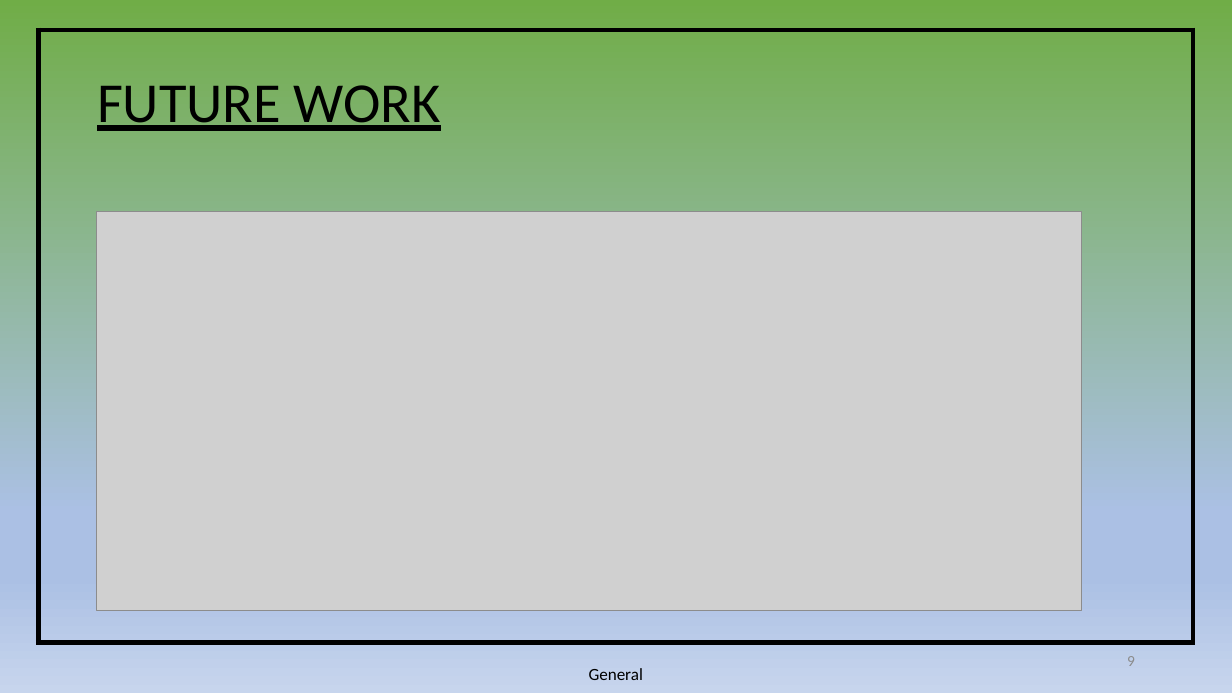
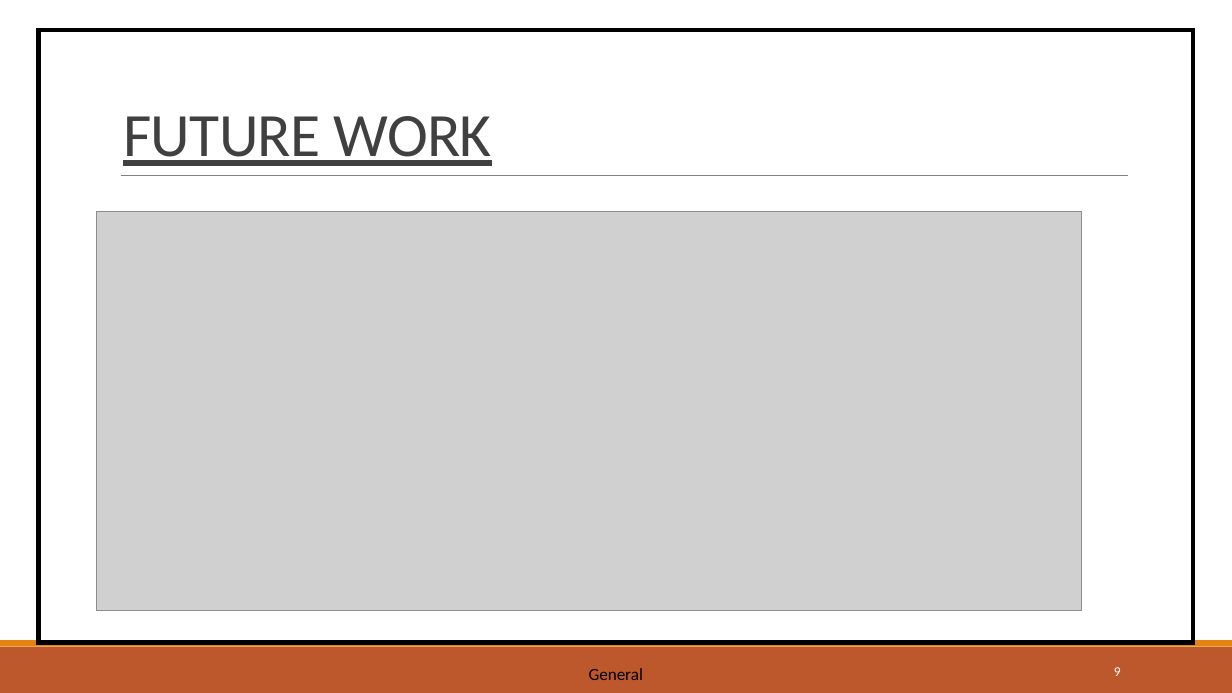
Before and after one commit to Tunir10Chaudhuri/Case_Study_Group_4, a slide deck: slide 9 of CaseStudy-04.pptx. Drawn at 1232x693 pixels with LibreOffice and Linux fonts; fonts in the diff are those of the drawing; grey boxes stand for pictures. Boxes give left, top, right and bottom in pixels: in the first picture for what was removed or moved away, otherwise in the second. Text is boxed around its words. In the diff, an @@ line names an element or a change of style, - is before the commit and + after.

```diff
--- a/CaseStudy-04.pptx
+++ b/CaseStudy-04.pptx
@@ background gradient #70AD47 to #ABC0E4 to #C7D5ED to #FFFFFF @@
@@ title "FUTURE WORK": place and size @@
-title "FUTURE WORK" at box(97, 85, 441, 131)
+title "FUTURE WORK" at box(123, 116, 492, 166)
@@ title "FUTURE WORK" at box(123, 116, 492, 166): size 33 to 36 pt, text colour #000000 to #404040, letter spacing 0 to -0.4 pt; line spacing 0.9 to 0.85; vertical alignment middle to bottom @@
@@ line added from (121, 176) to (1127, 176), #808080 0.5 pt @@
@@ rectangle added at box(0, 647, 1232, 693), fill #BD582C @@
@@ rectangle added at box(0, 641, 1232, 647), fill #E48312 @@
@@ page number: place and size @@
-page number at box(1127, 656, 1135, 666)
+page number at box(1114, 667, 1121, 676)
@@ page number at box(1114, 667, 1121, 676): size 9 to 7.9 pt, text colour #8C8C8C to #FFFFFF @@
```
Also in this commit, not shown: 9 other slides changed, 1 slide added, 1 slide removed.
